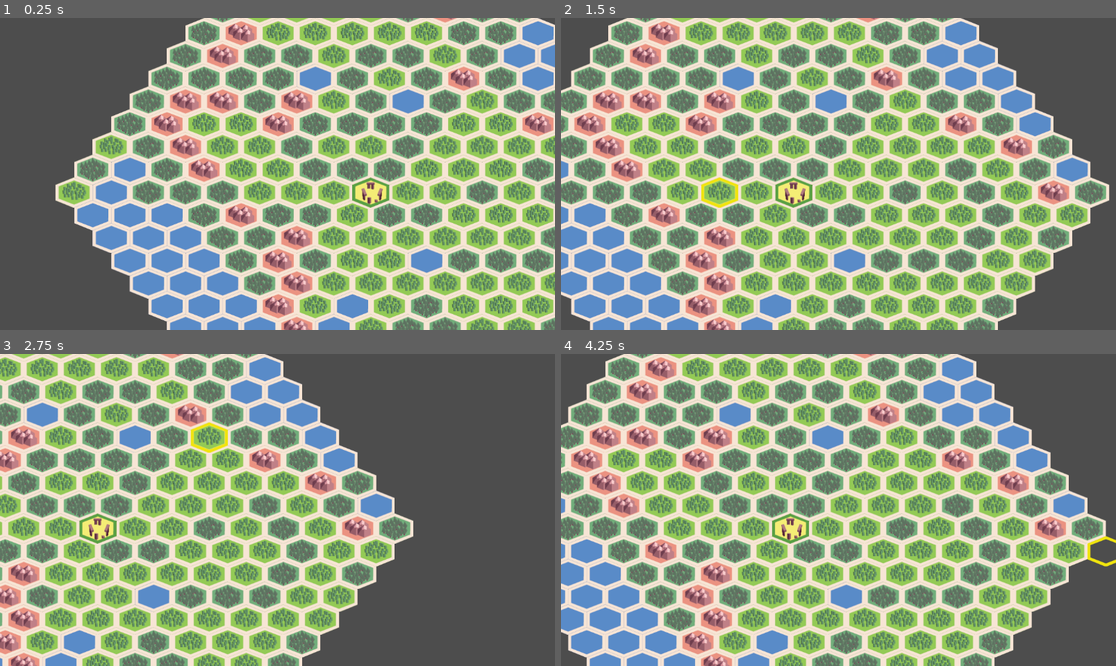
Above: before the commit, frames 1-4 (two rows, left to right).
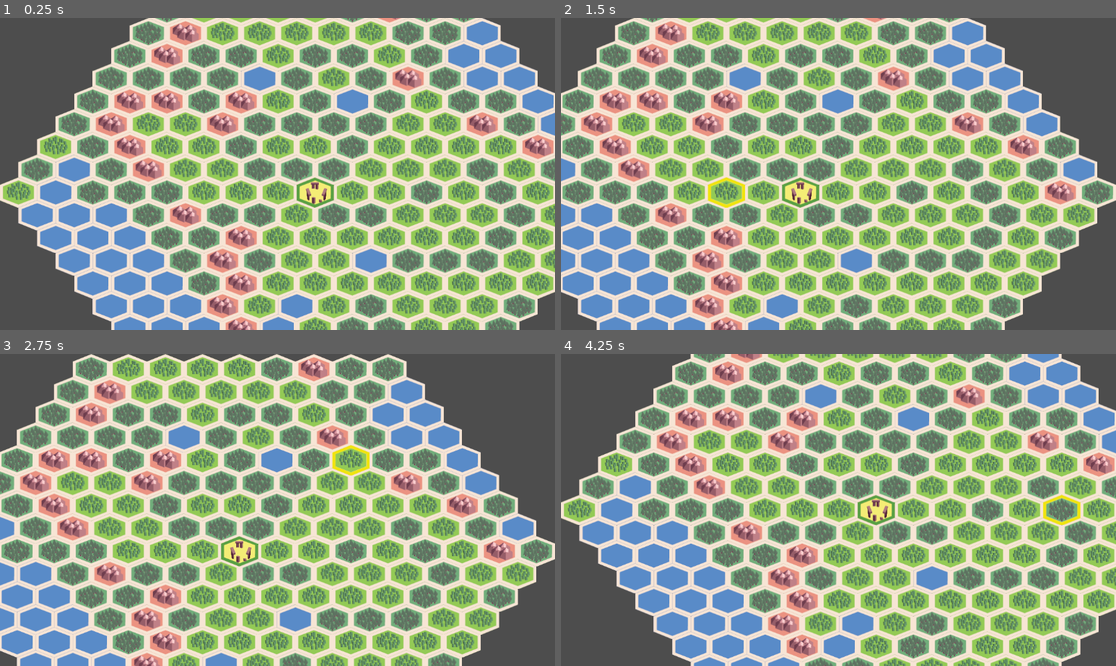
Above: after the commit, the same moments.

Repository: Gitchegumi/Violence-of-Action
Game: Godot game, scene res://scenes/main.tscn
Same seed, same stepped clock (60 frames per second), same inputs: the game is played once before the commit and once after it.
Inputs (mouse positions are in pixels of both pictures, inside the frame that each line leads up to):
- Up to frame 1 (0.25 s): no input
- Up to frame 2 (1.5 s): tap Enter (ui_accept) at 0.5, 0.77 s; move the mouse to (960, 158) at 0.52 s; hold Right (ui_right) 0.53-1.25 s; tap F at 0.6 s; click (960, 158) at 0.67 s; drag from (727, 189) to (810, 236) at 1.27 s
- Up to frame 3 (2.75 s): tap Enter (ui_accept) at 2 s; move the mouse to (333, 441) at 2.02 s; hold Right (ui_right) from 2.03 s (still down); hold Shift from 2.03 s (still down); click (333, 441) at 2.17 s; tap F at 2.3 s
- Up to frame 4 (4.25 s): release Right (ui_right) at 2.75 s; release Shift at 2.75 s; drag from (810, 572) to (672, 463) at 2.77 s; tap Enter (ui_accept) at 3.5, 3.77 s; move the mouse to (1005, 556) at 3.52 s; hold Left (ui_left) from 3.53 s (still down); tap Ctrl at 3.6 s; click (1005, 556) at 3.67 s; tap F at 3.8 s

The runs differ from the first frame. In frame 1, 75% of the frame differs, in the area x 0-100%, y 0-100%; in frame 2, 55%; in frame 3, 77%; in frame 4, 83%.

Commit message:
fix(camera): add bounded battlefield controls
Implement edge scrolling, WASD and arrow-key panning, smooth wheel zoom, right-drag movement, map-bound clamping, and selected-tile recentering.

Pause edge scrolling over gameplay UI and add unit coverage for edge detection and camera clamping.

Diff:
--- a/scripts/tile_map.gd
+++ b/scripts/tile_map.gd
@@ -81,6 +81,7 @@
 
 	# --- 5. Place the Objective Tile ---
 	set_cell(center_pos, tile_set_source_id, objective_type.atlas_coord)
+	_update_camera_bounds(terrain_map.keys() + [center_pos])
 
 	print("Total tiles placed: ", terrain_map.size() + 1)
 
@@ -282,13 +283,123 @@
 
 # --- Camera Controls ---
 
-@export var camera_speed = 400.0
-@onready var camera = $Camera2D
-
-func _process(delta):
+@export var camera_speed := 400.0
+@export var camera_edge_margin := 24.0
+@export var camera_min_zoom := 0.5
+@export var camera_max_zoom := 2.0
+@export var camera_zoom_step := 0.15
+@export var camera_zoom_smoothing := 12.0
+@onready var camera: Camera2D = $Camera2D
+var camera_bounds := Rect2()
+var camera_target_zoom := 1.0
+
+func _process(delta: float) -> void:
+	if not camera:
+		return
+
+	var input_dir := Input.get_vector("ui_left", "ui_right", "ui_up", "ui_down")
+	input_dir += Vector2(
+		float(Input.is_key_pressed(KEY_D)) - float(Input.is_key_pressed(KEY_A)),
+		float(Input.is_key_pressed(KEY_S)) - float(Input.is_key_pressed(KEY_W))
+	)
+	if input_dir.length_squared() > 1.0:
+		input_dir = input_dir.normalized()
+
+	# Edge scrolling pauses over UI so camera movement cannot disturb radial
+	# selection or placement controls.
+	if radial_menu_instance == null and get_viewport().gui_get_hovered_control() == null:
+		input_dir += get_edge_scroll_direction(
+			get_viewport().get_mouse_position(),
+			get_viewport_rect().size,
+			camera_edge_margin
+		)
+	if input_dir.length_squared() > 1.0:
+		input_dir = input_dir.normalized()
+
+	_move_camera(input_dir * camera_speed * delta / camera.zoom.x)
+	var zoom_weight := 1.0 - exp(-camera_zoom_smoothing * delta)
+	var next_zoom := lerpf(camera.zoom.x, camera_target_zoom, zoom_weight)
+	camera.zoom = Vector2.ONE * next_zoom
+	_clamp_camera_to_bounds()
+
+
+static func get_edge_scroll_direction(
+	mouse_position: Vector2,
+	viewport_size: Vector2,
+	edge_margin: float
+) -> Vector2:
+	if edge_margin <= 0.0 or viewport_size.x <= 0.0 or viewport_size.y <= 0.0:
+		return Vector2.ZERO
+	if mouse_position.x < 0.0 or mouse_position.y < 0.0 \
+		or mouse_position.x > viewport_size.x or mouse_position.y > viewport_size.y:
+		return Vector2.ZERO
+
+	var direction := Vector2.ZERO
+	if mouse_position.x <= edge_margin:
+		direction.x -= 1.0
+	elif mouse_position.x >= viewport_size.x - edge_margin:
+		direction.x += 1.0
+	if mouse_position.y <= edge_margin:
+		direction.y -= 1.0
+	elif mouse_position.y >= viewport_size.y - edge_margin:
+		direction.y += 1.0
+	return direction.normalized() if direction != Vector2.ZERO else direction
+
+
+static func get_clamped_camera_position(
+	target: Vector2,
+	world_bounds: Rect2,
+	viewport_size: Vector2,
+	zoom_level: float
+) -> Vector2:
+	if not world_bounds.has_area() or zoom_level <= 0.0:
+		return target
+	var half_view := viewport_size / (2.0 * zoom_level)
+	var center := world_bounds.get_center()
+	var min_position := world_bounds.position + half_view
+	var max_position := world_bounds.end - half_view
+	return Vector2(
+		center.x if min_position.x > max_position.x else clampf(target.x, min_position.x, max_position.x),
+		center.y if min_position.y > max_position.y else clampf(target.y, min_position.y, max_position.y)
+	)
+
+
+func _update_camera_bounds(map_coordinates: Array) -> void:
+	if map_coordinates.is_empty() or tile_set == null:
+		camera_bounds = Rect2()
+		return
+	var first_center := map_to_local(map_coordinates[0])
+	var minimum := first_center
+	var maximum := first_center
+	for coordinate in map_coordinates:
+		var tile_center := map_to_local(coordinate)
+		minimum = minimum.min(tile_center)
+		maximum = maximum.max(tile_center)
+	var half_tile := Vector2(tile_set.tile_size) / 2.0
+	camera_bounds = Rect2(minimum - half_tile, maximum - minimum + half_tile * 2.0)
+	_clamp_camera_to_bounds()
+
+
+func _move_camera(offset: Vector2) -> void:
+	if camera and offset != Vector2.ZERO:
+		camera.position += offset
+		_clamp_camera_to_bounds()
+
+
+func _clamp_camera_to_bounds() -> void:
 	if camera:
-		var input_dir = Input.get_vector("ui_left", "ui_right", "ui_up", "ui_down")
-		camera.position += input_dir * camera_speed * delta
+		camera.position = get_clamped_camera_position(
+			camera.position,
+			camera_bounds,
+			get_viewport_rect().size,
+			camera.zoom.x
+		)
+
+
+func center_camera_on_tile(tile: Vector2i) -> void:
+	if camera and terrain_data_map.has(tile):
+		camera.position = map_to_local(tile)
+		_clamp_camera_to_bounds()
 
 # --- Selection and Input Handling ---
 
@@ -303,10 +414,28 @@
 	# Handle right-click button press/release for camera dragging
 	if event is InputEventMouseButton and event.button_index == MOUSE_BUTTON_RIGHT:
 		is_dragging = event.is_pressed()
+		get_viewport().set_input_as_handled()
+
+	if event is InputEventMouseButton and event.pressed:
+		if event.button_index == MOUSE_BUTTON_WHEEL_UP:
+			camera_target_zoom = clampf(
+				camera_target_zoom + camera_zoom_step,
+				camera_min_zoom,
+				camera_max_zoom
+			)
+			get_viewport().set_input_as_handled()
+		elif event.button_index == MOUSE_BUTTON_WHEEL_DOWN:
+			camera_target_zoom = clampf(
+				camera_target_zoom - camera_zoom_step,
+				camera_min_zoom,
+				camera_max_zoom
+			)
+			get_viewport().set_input_as_handled()
 
 	# Handle mouse motion for dragging
 	if event is InputEventMouseMotion and is_dragging:
-		camera.position -= event.relative
+		_move_camera(-event.relative / camera.zoom.x)
+		get_viewport().set_input_as_handled()
 
 	# Handle left-click for tile selection and unit selection
 	if event is InputEventMouseButton and event.button_index == MOUSE_BUTTON_LEFT and event.is_pressed():
@@ -348,6 +477,11 @@
 				get_viewport().set_input_as_handled()
 			else:
 				print("Cannot place unit outside of deployment zone.")
+
+	# F recenters on the selected hex (including a selected unit's hex).
+	if event is InputEventKey and event.pressed and event.keycode == KEY_F:
+		center_camera_on_tile(selected_tile)
+		get_viewport().set_input_as_handled()
 
 	# Debug keys for testing affordability (T018)
 	if event is InputEventKey and event.pressed and event.keycode == KEY_1:
--- /dev/null
+++ b/tests/unit/test_camera_controls.gd
@@ -0,0 +1,59 @@
+extends GutTest
+
+var TileMapScript = preload("res://scripts/tile_map.gd")
+
+
+func test_edge_scroll_direction_matches_viewport_edges():
+	var viewport := Vector2(800, 600)
+	assert_eq(TileMapScript.get_edge_scroll_direction(Vector2(10, 300), viewport, 24.0), Vector2.LEFT)
+	assert_eq(TileMapScript.get_edge_scroll_direction(Vector2(790, 300), viewport, 24.0), Vector2.RIGHT)
+	assert_eq(TileMapScript.get_edge_scroll_direction(Vector2(400, 10), viewport, 24.0), Vector2.UP)
+	assert_eq(TileMapScript.get_edge_scroll_direction(Vector2(400, 590), viewport, 24.0), Vector2.DOWN)
+
+
+func test_edge_scroll_direction_is_zero_away_from_edges():
+	assert_eq(
+		TileMapScript.get_edge_scroll_direction(Vector2(400, 300), Vector2(800, 600), 24.0),
+		Vector2.ZERO
+	)
+
+
+func test_edge_scroll_direction_ignores_mouse_outside_viewport():
+	assert_eq(
+		TileMapScript.get_edge_scroll_direction(Vector2(-1, 300), Vector2(800, 600), 24.0),
+		Vector2.ZERO
+	)
+
+
+func test_camera_position_clamps_to_visible_world_bounds():
+	var bounds := Rect2(0, 0, 1000, 800)
+	var viewport := Vector2(400, 200)
+	assert_eq(
+		TileMapScript.get_clamped_camera_position(Vector2(-100, -100), bounds, viewport, 1.0),
+		Vector2(200, 100)
+	)
+	assert_eq(
+		TileMapScript.get_clamped_camera_position(Vector2(1200, 900), bounds, viewport, 1.0),
+		Vector2(800, 700)
+	)
+
+
+func test_camera_clamp_accounts_for_zoom():
+	var bounds := Rect2(0, 0, 1000, 800)
+	var viewport := Vector2(400, 200)
+	assert_eq(
+		TileMapScript.get_clamped_camera_position(Vector2.ZERO, bounds, viewport, 2.0),
+		Vector2(100, 50)
+	)
+
+
+func test_small_map_stays_centered_when_viewport_is_larger():
+	assert_eq(
+		TileMapScript.get_clamped_camera_position(
+			Vector2(999, 999),
+			Rect2(100, 200, 200, 100),
+			Vector2(800, 600),
+			1.0
+		),
+		Vector2(200, 250)
+	)
